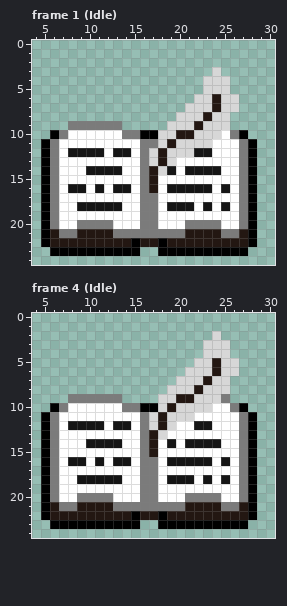
A pixel-art file gets an edit: Assets/Home_bred/Items/SavePoint.aseprite. The picture above is the old version.
32x32 pixels, 4 frames. Shown: frame 1 (Idle): x 4..30, y 0..24; frame 4 (Idle): x 4..30, y 0..24. The old version is drawn lined up with the new one. The commit also changed other frames, which this record leaves out.
And afterwards:
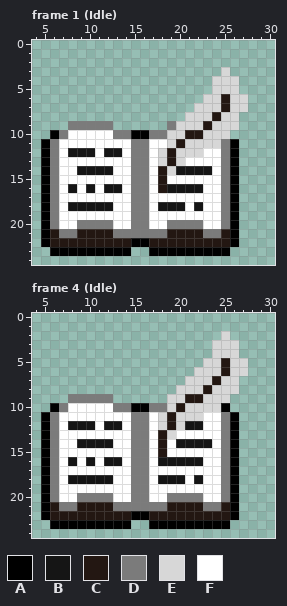
Palette (. is transparent): A #000000  B #151515  C #231712  D #7b7b7b  E #d7d7d7  F #ffffff
Edits made:
whole drawing moved by +1,+1 (the old picture is shown already moved)
Changed rows in their new state; - is an unchanged pixel.
Frame 1 (Idle):
first column x 8:
 3 ----------------.E---
 4 ---------------.--E--
 5 ---------------.--E--
 6 --------------.-EC-E-
 7 -------------.--EC-E-
 8 ------------.--EC-E--
 9 -----.-----D--EC--E--
10 -----D-A-DD-E-C--E..-
11 -------D-FFEC---EDA..
12 ---FB-FD-FEC--EF-DA..
13 -------D-FECE----DA..
14 -B---F-D-FCEB---FDA..
15 -------D-FC------DA..
16 -FBFB-FD-FC----F-DA..
17 -------D-F-------DA..
18 B----F-D-FB--FBF-DA..
19 -------D-F-------DA..
20 -------D-F-DD--FFDA..
21 -----------CC--DDCA..
22 --------A-C-------A..
23 -------.-A--------..-
Frame 4 (Idle):
first column x 8:
 2 ----------------.E---
 3 ---------------.--E--
 4 ---------------.--E--
 5 --------------.-EC-E-
 6 -------------.--EC-E-
 7 ------------.--EC-E--
 8 -----------.--EC--E--
 9 -----.----.-E-C--E---
10 -----D-A-DDEC---EA..-
11 -------D-FEC--E--DA..
12 ---FB-FD-FECEB-F-DA..
13 -------D-FCE-----DA..
14 -B---F-D-FCFB---FDA..
15 -------D-FC------DA..
16 -FBFB-FD-FB----F-DA..
17 -------D-F-------DA..
18 B----F-D-FB--FBF-DA..
19 -------D-F-------DA..
20 -------D-F-DD--FFDA..
21 -----------CC--DDCA..
22 --------A-C-------A..
23 -------.-A--------..-
